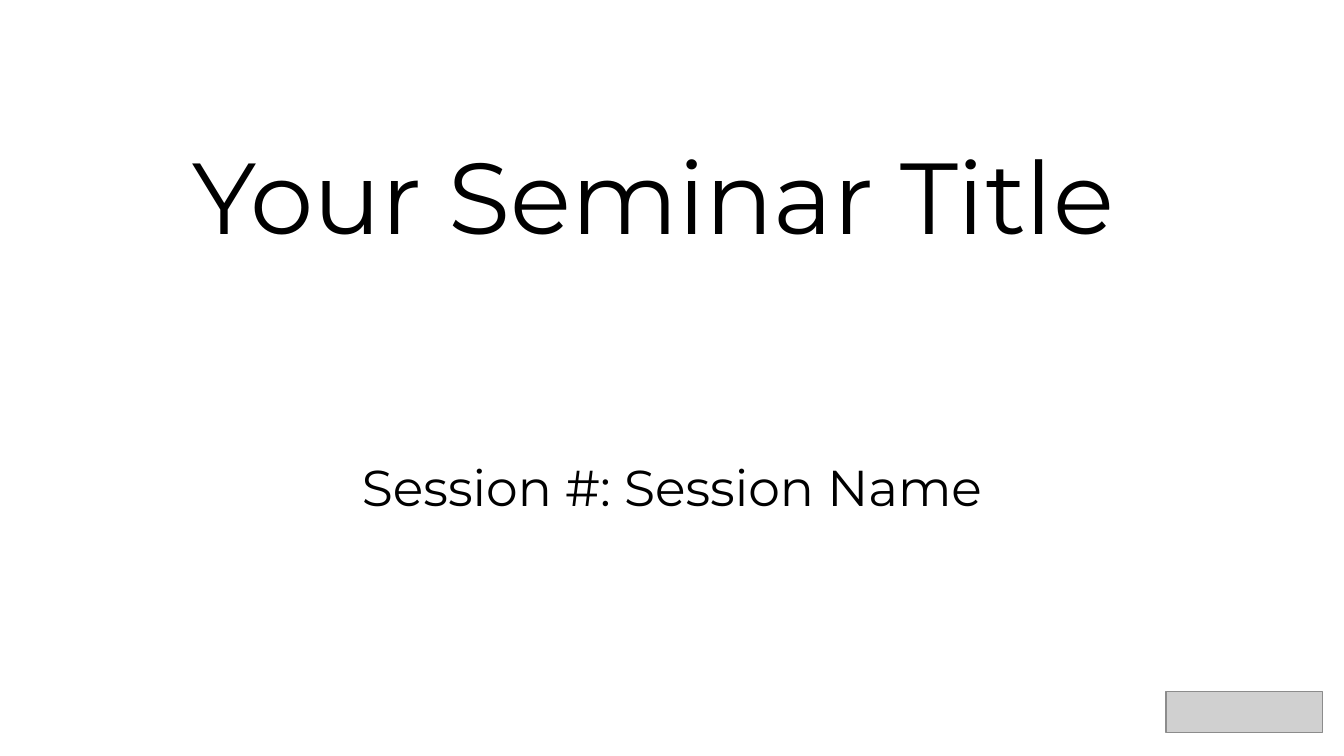
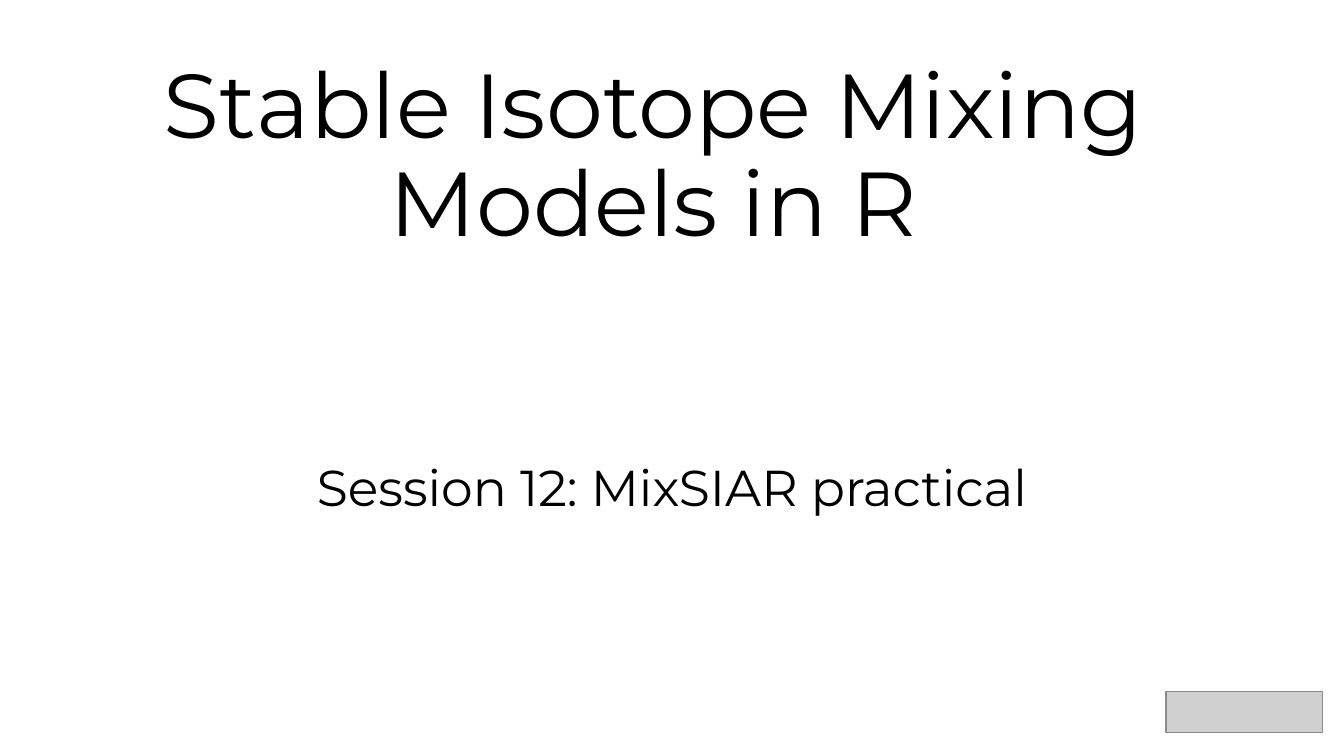
Before and after one commit to andrewcparnell/simms_course, a slide deck: slide 4 of Instats/Day-3/Session-12/mixsiar-practical-instats.pptx. Drawn at 1344x756 pixels with LibreOffice and Linux fonts; fonts in the diff are those of the drawing; grey boxes stand for pictures. Boxes give left, top, right and bottom in pixels: in the first picture for what was removed or moved away, otherwise in the second. Text is boxed around its words. In the diff, an @@ line names an element or a change of style, - is before the commit and + after.

```diff
--- a/Instats/Day-3/Session-12/mixsiar-practical-instats.pptx
+++ b/Instats/Day-3/Session-12/mixsiar-practical-instats.pptx
@@ title at (164, 70, 1143, 237): text changed; size 72 to 64.8 pt @@
-Your Seminar Title
+Stable Isotope Mixing Models in R
@@ subtitle at (317, 468, 1027, 516): text changed @@
-Session #: Session Name
+Session 12: MixSIAR practical
```
Also in this commit, not shown: 1 other slide changed, 1 slide removed, 17 other files.
